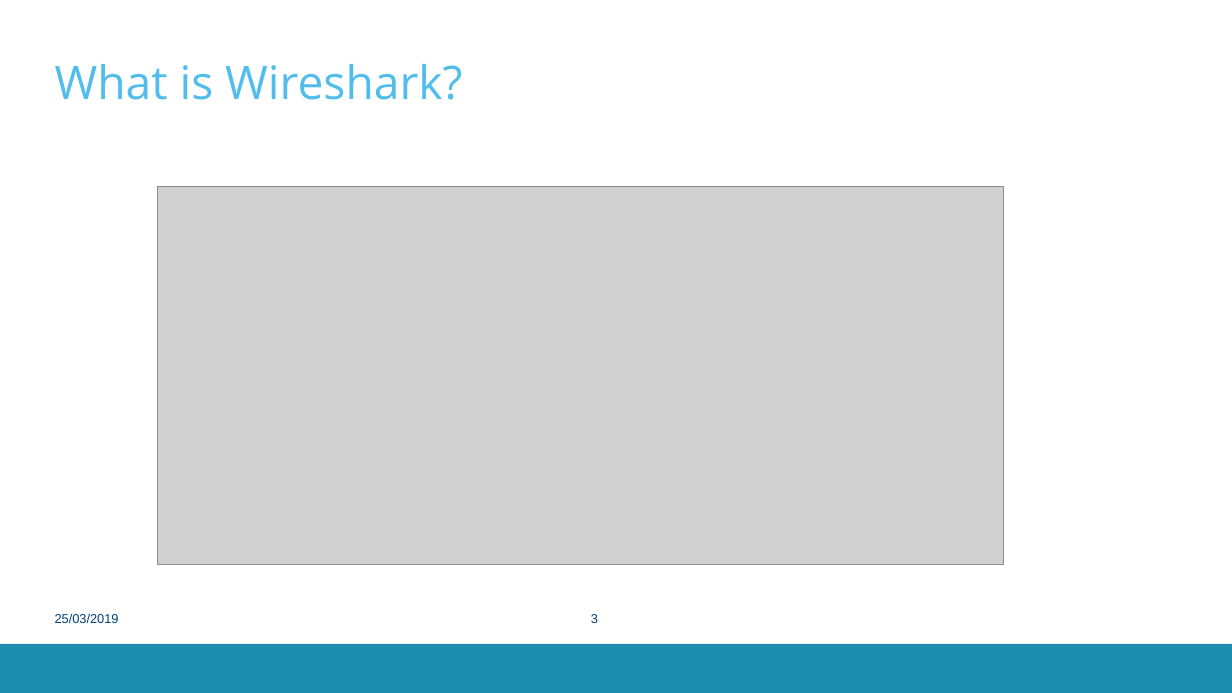
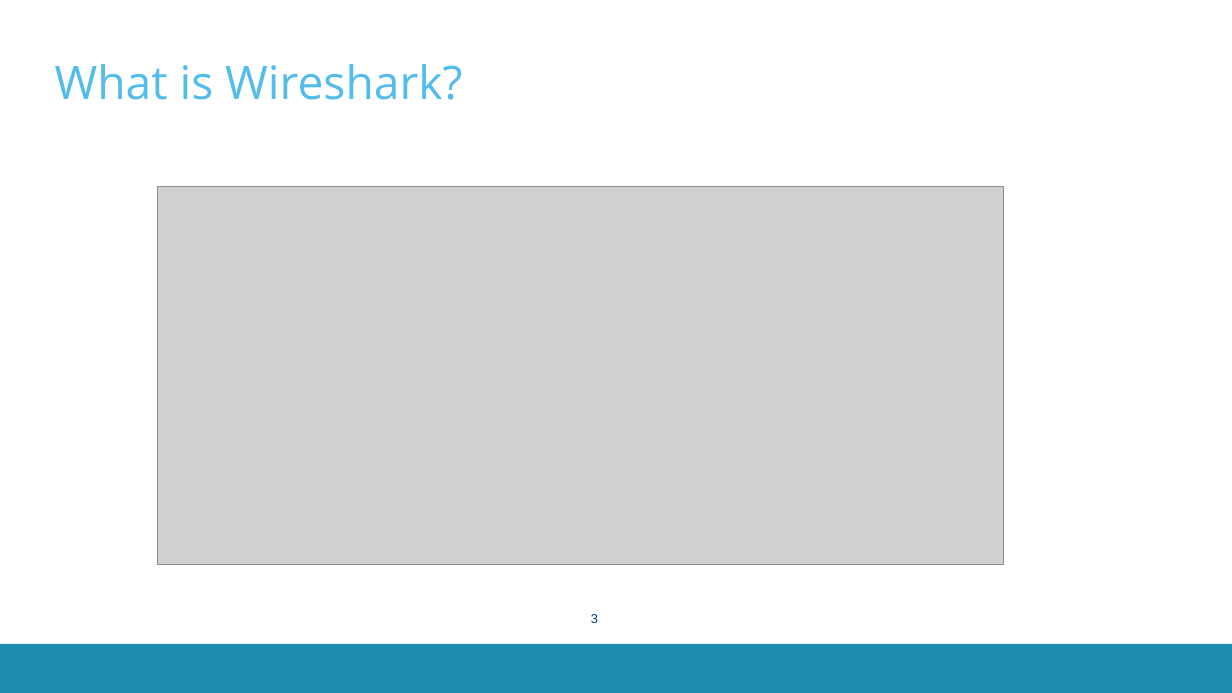
Before and after one commit to GillesC/Network-Capturing-and-Manipulation----Introduction-to-Wireshark-and-Scapy, a slide deck: slide 3 of presentation/slides.pptx. Drawn at 1232x693 pixels with LibreOffice and Linux fonts; fonts in the diff are those of the drawing; grey boxes stand for pictures; background and template pictures are left out. Boxes give left, top, right and bottom in pixels: in the first picture for what was removed or moved away, otherwise in the second. Text is boxed around its words. In the diff, an @@ line names an element or a change of style, - is before the commit and + after.

```diff
--- a/presentation/slides.pptx
+++ b/presentation/slides.pptx
@@ text removed at (x1=55, y1=613, x2=119, y2=623) @@
-25/03/2019
```
Also in this commit, not shown: 2 other slides changed, 5 slides added, 1 slide removed.
